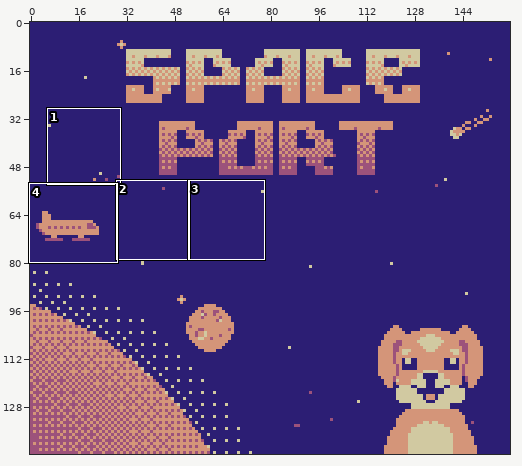
Pixel-art file: art/title.aseprite. The first picture is a wide view before the edit; the outline marks the close-up.
Close-up. Earlier state:
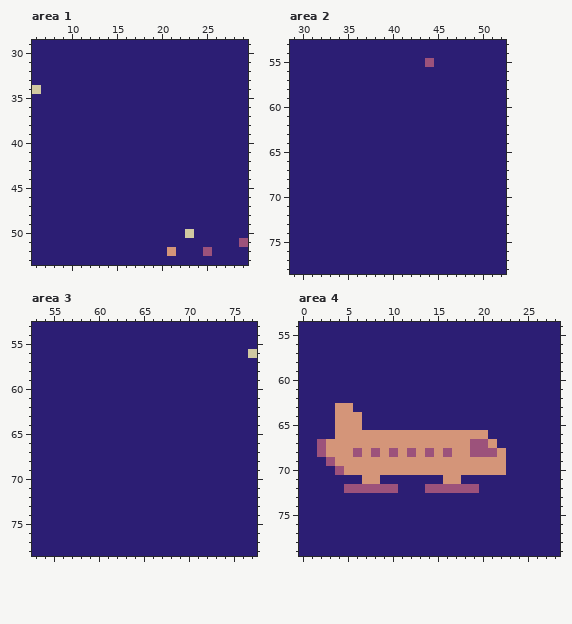
160x144 pixels, 1 frame. Shown: area 1: x 6..29, y 29..53; area 2: x 29..52, y 53..78; area 3: x 53..77, y 53..78; area 4: x 0..28, y 54..79. The commit also changed other parts of the picture, which this record leaves out.
New version:
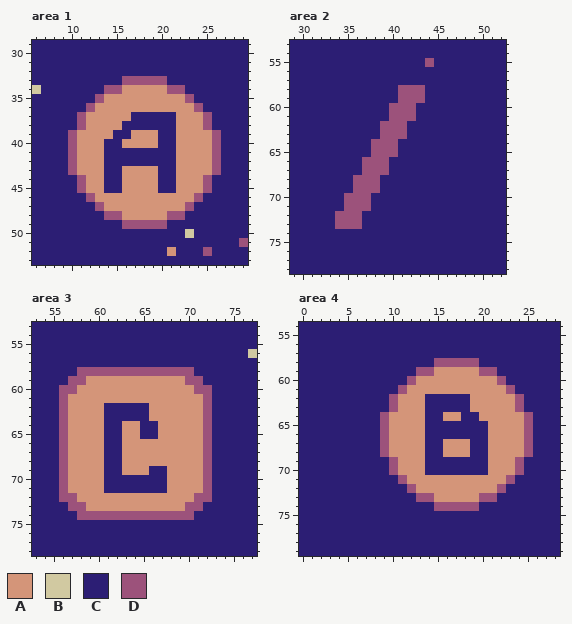
Palette (. is transparent): A #d49579  B #d1c9a1  C #2c1e74  D #9c527b
Difference:
layer "help" added
layer "shuttle" now hidden
Changed rows in their new state; - is an unchanged pixel.
Area 1, layer "help":
first column x 10:
33 ------DDDDD------
34 ----DDAAAAADD----
35 ---DAAAAAAAAAD---
36 --DAAAAAAAAAAAD--
37 -DAAAAA-----AAAD-
38 -DAAAA------AAAD-
39 DAAAA--AAA--AAAAD
40 DAAA--AAAA--AAAAD
41 DAAA--------AAAAD
42 DAAA--------AAAAD
43 DAAA--AAAA--AAAAD
44 -DAA--AAAA--AAAD-
45 -DAA--AAAA--AAAD-
46 --DAAAAAAAAAAAD--
47 ---DAAAAAAAAAD---
48 ----DDAAAAADD----
49 ------DDDDD------
Area 2, layer "help":
first column x 34:
58 -------DDD
59 -------DDD
60 ------DDD-
61 ------DDD-
62 -----DDD--
63 -----DDD--
64 ----DDD---
65 ----DDD---
66 ---DDD----
67 ---DDD----
68 --DDD-----
69 --DDD-----
70 -DDD------
71 -DDD------
72 DDD-------
73 DDD-------
Area 3, layer "help":
first column x 56:
58 --DDDDDDDDDDDDD--
59 -DDAAAAAAAAAAADD-
60 DDAAAAAAAAAAAAADD
61 DAAAAAAAAAAAAAAAD
62 DAAAA-----AAAAAAD
63 DAAAA-----AAAAAAD
64 DAAAA--AA--AAAAAD
65 DAAAA--AA--AAAAAD
66 DAAAA--AAAAAAAAAD
67 DAAAA--AAAAAAAAAD
68 DAAAA--AAAAAAAAAD
69 DAAAA--AAA--AAAAD
70 DAAAA-------AAAAD
71 DAAAA-------AAAAD
72 DDAAAAAAAAAAAAADD
73 -DDAAAAAAAAAAADD-
74 --DDDDDDDDDDDDD--
Area 4:
first column x 2:
58 -------------DDDDD------
59 -----------DDAAAAADD----
60 ----------DAAAAAAAAAD---
61 ---------DAAAAAAAAAAAD--
62 --------DAAA-----AAAAAD-
63 --CC----DAAA-----AAAAAD-
64 --CCC--DAAAA--AA--AAAAAD
65 --CCC--DAAAA-------AAAAD
66 --CCCCCD----CCCCCCCAAAAD
67 CCCCCCCD----CC---CC-AAAD
68 CCCCCCCDA-A-CCA--CCA-AAD
69 -CCCCCCCD---CCCCCCC--AD-
70 --CCCCCCD---CCCCCCC--AD-
71 -----CC--DAAAA--AAAAAD--
72 ---CCCCCC-DAAAAAAAAAD---
73 -----------DDAAAAADD----
74 -------------DDDDD------
